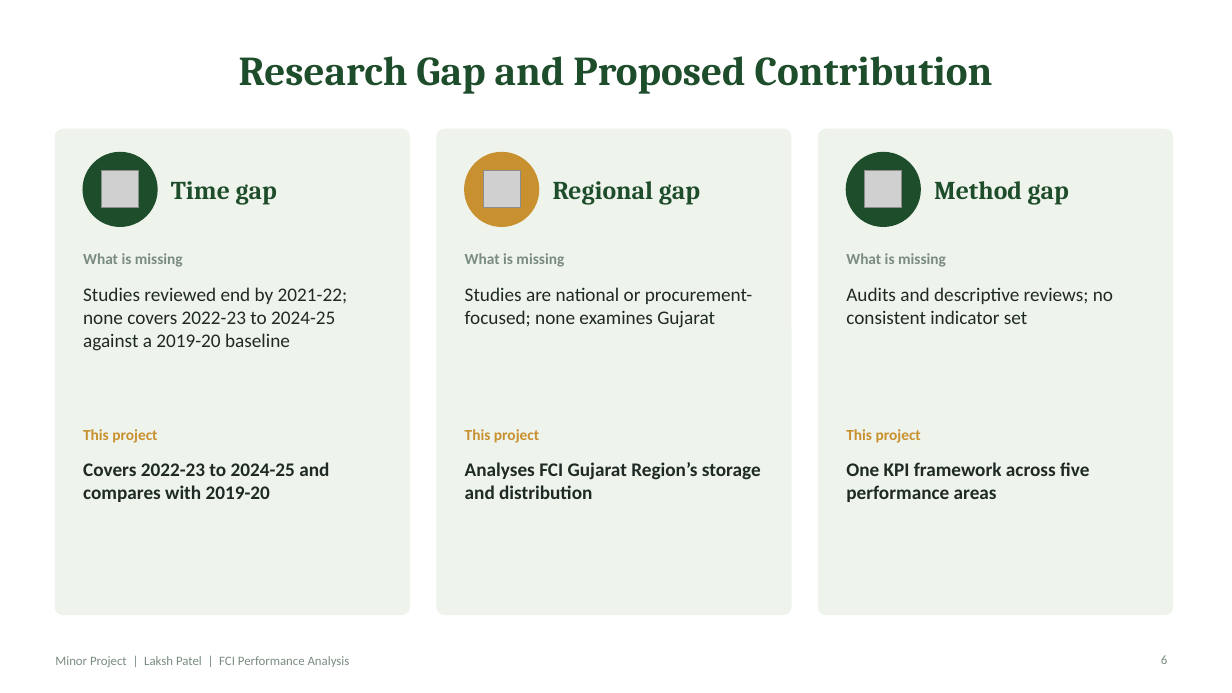
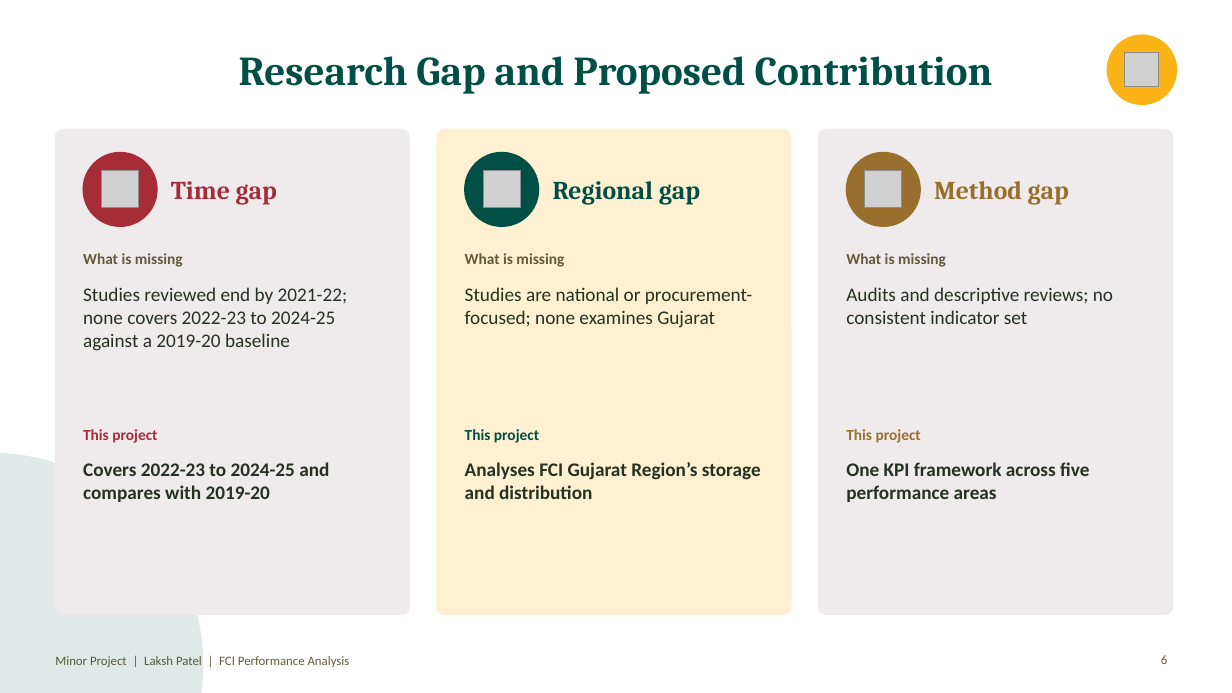
Before and after one commit to Luxp-byte/Claude, a slide deck: slide 6 of minor-project/FCI_Minor_Project_Presentation.pptx. Drawn at 1232x693 pixels with LibreOffice and Linux fonts; fonts in the diff are those of the drawing; grey boxes stand for pictures. Boxes give left, top, right and bottom in pixels: in the first picture for what was removed or moved away, otherwise in the second. Text is boxed around its words. In the diff, an @@ line names an element or a change of style, - is before the commit and + after.

```diff
--- a/minor-project/FCI_Minor_Project_Presentation.pptx
+++ b/minor-project/FCI_Minor_Project_Presentation.pptx
@@ title "Research Gap and Proposed Contribution" at [239, 56, 993, 94]: text colour #1E4D2B to #004F46 @@
@@ ellipse added at [1107, 35, 1177, 104], fill #FCB315, outline #FCB315 1 pt @@
@@ picture added at [1125, 53, 1159, 87] @@
@@ rounded rectangle at [55, 129, 409, 615]: fill #EEF3EC to #EFEAEC; outline #EEF3EC 1 pt to #EFEAEC 1 pt @@
@@ rounded rectangle at [437, 129, 791, 615]: fill #EEF3EC to #FEF0D0; outline #EEF3EC 1 pt to #FEF0D0 1 pt @@
@@ rounded rectangle at [819, 129, 1173, 615]: fill #EEF3EC to #EFEAEC; outline #EEF3EC 1 pt to #EFEAEC 1 pt @@
@@ ellipse at [83, 152, 157, 226]: fill #1E4D2B to #A62C37; outline #1E4D2B 1 pt to #A62C37 1 pt @@
@@ text "Time gap" at [171, 181, 277, 205]: text colour #1E4D2B to #A62C37 @@
@@ ellipse at [465, 152, 539, 226]: fill #C8902E to #004F46; outline #C8902E 1 pt to #004F46 1 pt @@
@@ text "Regional gap" at [553, 181, 700, 205]: text colour #1E4D2B to #004F46 @@
@@ ellipse at [847, 152, 921, 226]: fill #1E4D2B to #986F2D; outline #1E4D2B 1 pt to #986F2D 1 pt @@
@@ text "Method gap" at [934, 181, 1069, 205]: text colour #1E4D2B to #986F2D @@
@@ text "Studies are national or procurement-focused; ..." at [465, 287, 752, 328]: text colour #1F2A24 to #253122 @@
@@ text "This project" at [83, 429, 157, 443]: text colour #C8902E to #A62C37 @@
@@ text "This project" at [465, 429, 539, 443]: text colour #C8902E to #004F46 @@
@@ text "This project" at [846, 429, 921, 443]: text colour #C8902E to #986F2D @@
@@ ellipse added at [0, 453, 203, 693], fill #004F46 at 12% opacity @@
@@ text "Analyses FCI Gujarat Region’s storage ..." at [465, 462, 761, 499]: text colour #1F2A24 to #253122 @@
@@ text colour #7A8C80 to #635A3A in 5 elements at [55, 656, 350, 667], [83, 253, 183, 267], [465, 253, 564, 267], [846, 253, 946, 267], [1161, 655, 1167, 664] @@
```
Also in this commit, not shown: 12 other slides changed.
